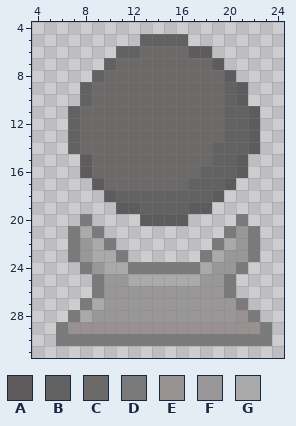
A pixel-art file gets an edit: Assets/Sprite/Event/Event_Idle.aseprite. Above, as it was before the edit.
32x32 pixels, 1 frame. Colours within 5 levels of each other are drawn and written as one. Shown: x 4..24, y 4..31.
Palette (. is transparent): A #5d5b5b  B #636262  C #6c6969  D #7a7a7a  E #999191  F #999797  G #abaaaa
Pixels before, first column x 6:
 5 .......BBBB.......
 6 .....BBCCCCAA.....
 7 ....BCCCCCCCCA....
 8 ...BCCCCCCCCCCA...
 9 ..BCCCCCCCCCCCBA..
10 ..BCCCCCCCCCCCBA..
11 .BCCCCCCCCCCCCBBA.
12 .BCCCCCCCCCCCCBBA.
13 .BCCCCCCCCCCCCBBA.
14 .BCCCCCCCCCCCBBBA.
15 ..ACCCCCCCCCCBBA..
16 ..ACCCCCCCCCBBBA..
17 ...ACCCCCCCBBBA...
18 ....ABBBBBBBBA....
19 .....AABBBBAA.....
20 ..D....AAAA....D..
21 .DGD..........DFD.
22 .DFGD........DGFD.
23 .DFGGD......DGFFD.
24 ..DFGGDDDDDDGFFD..
25 ...DFFGGGGGGFFD...
26 ...DFFFFFFFFFFD...
27 ..DGFFFFFFFFFFFD..
28 .DGFFFFFFFFFFFFED.
29 DEEEEEEEEEEEEEEEED
30 DDDDDDDDDDDDDDDDDD
After the commit:
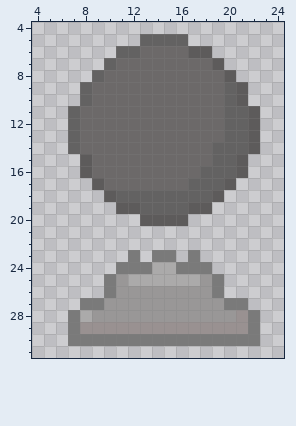
Change:
Changed rows in their new state; - is an unchanged pixel.
first column x 6:
20 --.------------.--
21 -...----------...-
22 -....--------....-
23 -.....D-DD-D.....-
24 --...D--GG--D...--
25 ---.D--------D.---
26 ---.D--------D.---
27 ---D----------D---
29 .D--------------D.
30 .----------------.
